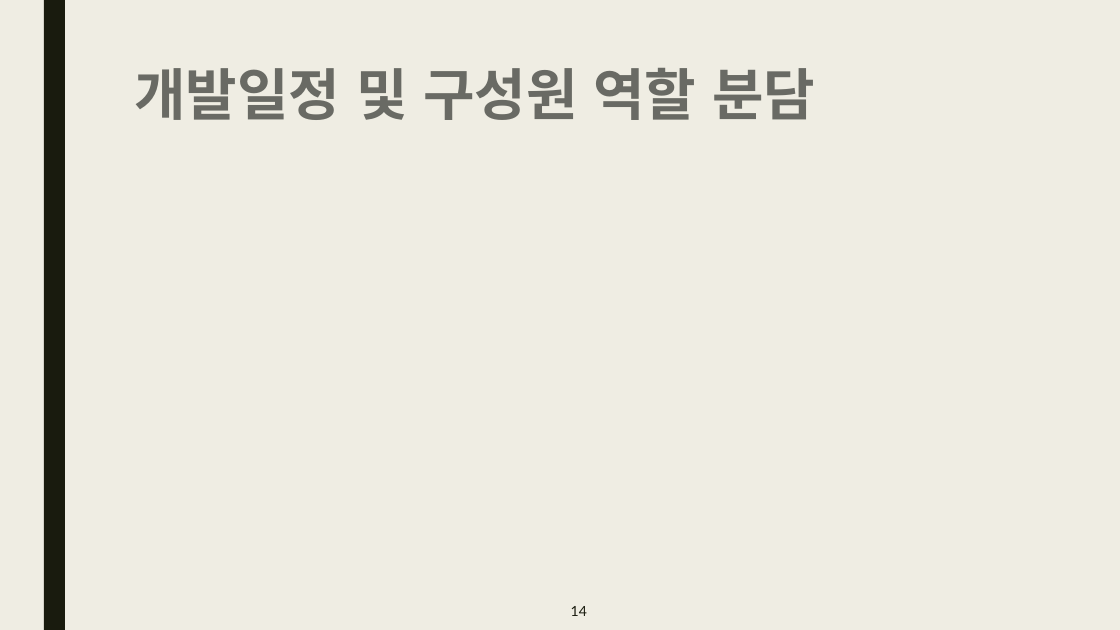
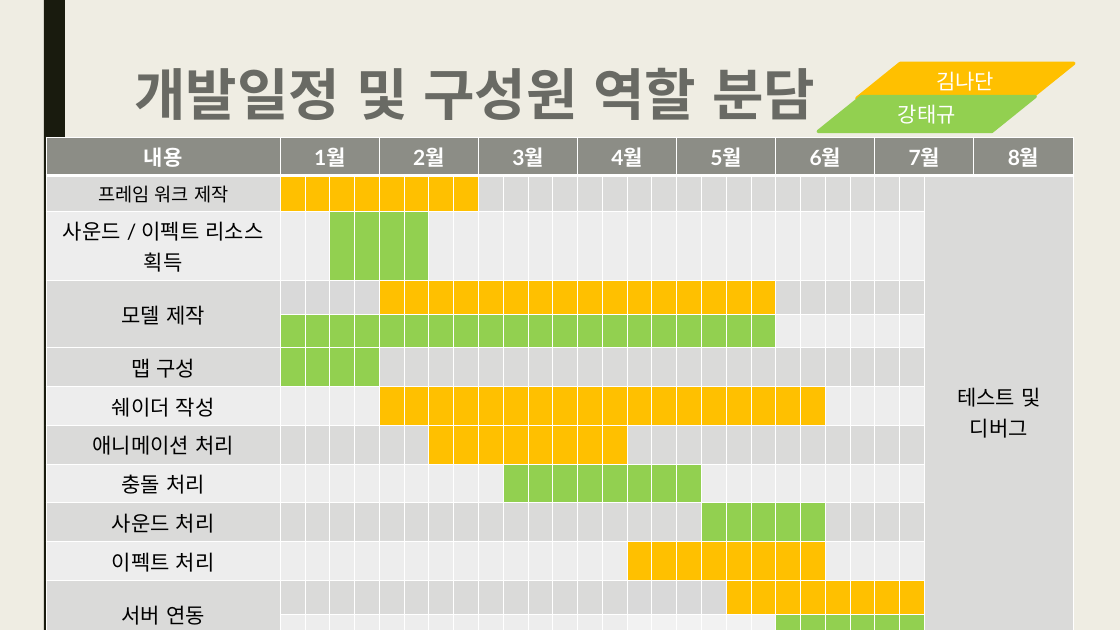
Before and after one commit to Kim2Kang/Documents, a slide deck: slide 14 of 제안서/발표용 제안서/Legend Of Doodle_김나단_김선필_강태규_1.6.0ver.pptx. Drawn at 1120x630 pixels with LibreOffice and Linux fonts; fonts in the diff are those of the drawing; background and template pictures are left out. Boxes give left, top, right and bottom in pixels: in the first picture for what was removed or moved away, otherwise in the second. Text is boxed around its words. In the diff, an @@ line names an element or a change of style, - is before the commit and + after.

Commit message:
제작 기간 계획 업데이트

```diff
--- a/제안서/발표용 제안서/Legend Of Doodle_김나단_김선필_강태규_1.6.0ver.pptx
+++ b/제안서/발표용 제안서/Legend Of Doodle_김나단_김선필_강태규_1.6.0ver.pptx
@@ flow chart input output added at [857, 63, 1075, 98], fill #FFC000, outline #FFC000 2.75 pt, 18 pt, text #FFFFFF @@
+김나단
@@ flow chart input output added at [818, 97, 1036, 132], fill #92D050, outline #92D050 2.75 pt, 18 pt, text #FFFFFF @@
+강태규
@@ table added at [46, 137, 1085, 629], 13 rows, 29 columns @@
+내용 | 1월 |  |  |  | 2월 |  |  |  | 3월 |  |  |  | 4월 |  |  |  | 5월 |  |  |  | 6월 |  |  |  | 7월 |  |  | 8월
+프레임 워크 제작 |  |  |  |  |  |  |  |  |  |  |  |  |  |  |  |  |  |  |  |  |  |  |  |  |  |  | 테스트 및 디버그 | 
+사운드 / 이펙트 리소스 획득 |  |  |  |  |  |  |  |  |  |  |  |  |  |  |  |  |  |  |  |  |  |  |  |  |  |  |  | 
+모델 제작 |  |  |  |  |  |  |  |  |  |  |  |  |  |  |  |  |  |  |  |  |  |  |  |  |  |  |  | 
+ |  |  |  |  |  |  |  |  |  |  |  |  |  |  |  |  |  |  |  |  |  |  |  |  |  |  |  | 
+맵 구성 |  |  |  |  |  |  |  |  |  |  |  |  |  |  |  |  |  |  |  |  |  |  |  |  |  |  |  | 
+쉐이더 작성 |  |  |  |  |  |  |  |  |  |  |  |  |  |  |  |  |  |  |  |  |  |  |  |  |  |  |  | 
+애니메이션 처리 |  |  |  |  |  |  |  |  |  |  |  |  |  |  |  |  |  |  |  |  |  |  |  |  |  |  |  | 
+충돌 처리 |  |  |  |  |  |  |  |  |  |  |  |  |  |  |  |  |  |  |  |  |  |  |  |  |  |  |  | 
+사운드 처리 |  |  |  |  |  |  |  |  |  |  |  |  |  |  |  |  |  |  |  |  |  |  |  |  |  |  |  | 
+이펙트 처리 |  |  |  |  |  |  |  |  |  |  |  |  |  |  |  |  |  |  |  |  |  |  |  |  |  |  |  | 
+서버 연동 |  |  |  |  |  |  |  |  |  |  |  |  |  |  |  |  |  |  |  |  |  |  |  |  |  |  |  | 
+ |  |  |  |  |  |  |  |  |  |  |  |  |  |  |  |  |  |  |  |  |  |  |  |  |  |  |  | 
@@ flow chart input output added at [840, 592, 1058, 628], fill #00B0F0, outline #00B0F0 2.75 pt, 18 pt, text #FFFFFF @@
+김선필
```
Also in this commit, not shown: 2 other slides changed, 1 slide added.
